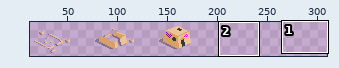
File history of a sprite sheet, Assets/Sprites/Buildings/Sumerian House.png. The picture above shows the old version from afar; the outline marks the close-up.
Close-up. Before the commit:
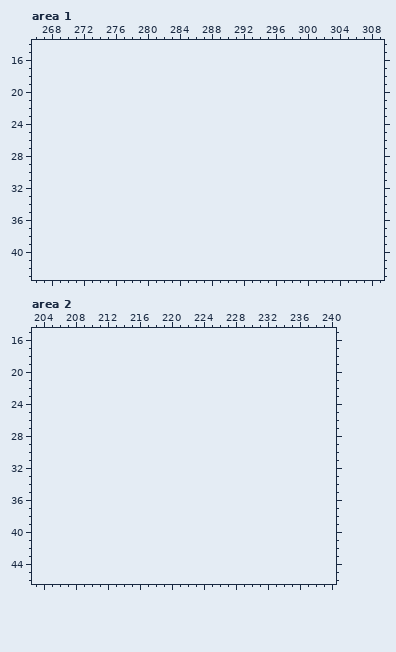
The file is 192x48 pixels. Shown: area 1: x 266..309, y 14..43; area 2: x 203..240, y 15..46. The old version is drawn lined up with the new one, on the new canvas. The wide view leaves out empty margins.
Once edited:
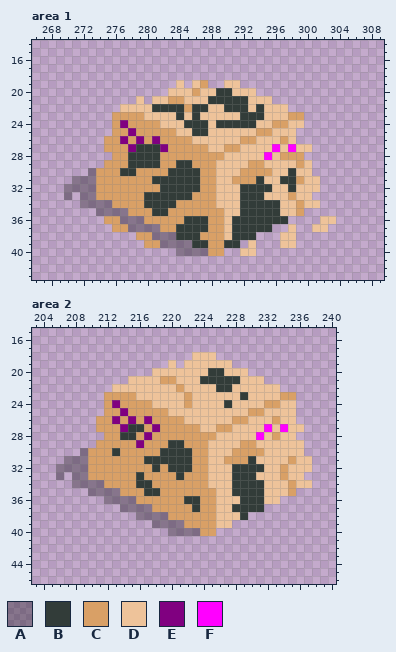
Palette (. is transparent): A #00000050  B #323c39  C #d9a066  D #eec39a  E #800080  F #ff00ff
Log entry: Show house getting damaged
Edits made:
canvas 192x48 -> 320x48
Changed rows in their new state; - is an unchanged pixel.
Area 1:
first column x 270:
19 --------------D-DC--DD------------
20 -------------DDDCDDBBDDD----------
21 ---------D-DDCCDDDBBBBBDDD--------
22 -------DDDDBBBBCBBDDBBBDBDDD------
23 ------CCCCDDDDBDBDDDDDBBBDDDCC----
24 ------CECCCCDDDBBBDBBBBBDDCCDD----
25 ------CCECCCCCDDBBDDDDDDCCDDD-----
26 -----CCECECECCCCDDDDDDCCDDDCD-----
27 -----CCCEBBBECCCCCDDCCDDDDFDFDD---
28 ------CCBBBBCCCCCCCCDDDDDFDCCC----
29 -----CCCBBBBCCBBCCCDDDDCCDDDDCD---
30 ---ACCCBBCCCCBBBBCCDDDCCCCDDBDD---
31 -AAACCCCCCCBBBBBBCCDDCCCBDDBBCDD--
32 AAAACCCCCCCCBBBBBCCDDDBBBBDDBDDD--
33 A-AACCCCCCBBBBBBCCCDDDBBBDDDCDD---
34 --AAAACCCCBBBBCCCCCDDDBBBBBDDCDD--
35 ----AAAACCCBBCCCCCCCDDBBBBBDDC----
36 -----CCAAACCCCCBBBCCDBBBBBBB----DD
37 ------CCAAAACCBBBBCCDBBBBB--D--DD-
38 ---------CCAAABBBCCCDBBB---DD-----
39 ----------CCAAAABBCCBB-D---DD-----
40 --------------AAAACC--DD----------
Area 2:
first column x 206:
18 -----------------DDD------------
19 --------------D-DDDDDD----------
20 ------------DDDDDDDBBDDD--------
21 ---------DDDDCCDDDBBBBBDDD------
22 -------DDDDDDDDCDDDDBBDDDDDD----
23 ------CCCCDDDDDDCDDDDDDBDDDDCC--
24 ------CECCCCDDDDCDDDDBDDDDCCDD--
25 ------CCECCCCCDDDDDDDDDDCCDDDD--
26 -----CCECECECCCCDDDDDDCCDDDCDD--
27 -----CCCEBBCECCCCCDDCCDDDDFDFDD-
28 ------CCBBCECCCCCCCCDDDDDFDCDD--
29 -----CCCCCECCCBBCCCDDDDCCDDDDDD-
30 ---ACCCBCCCCCBBBBCCDDDCCCCDDDDD-
31 -AAACCCCCCCBBBBBBCCDDCCCBDDDDCDD
32 AAAACCCCCCCCBCBBBCCDDDBBBBDDCDDD
33 A-AACCCCCCBCCCCBCCCDDDBBBDDDCDD-
34 --AAAACCCCBBCCCCCCCDDDBBBBDDDCDD
35 ----AAAACCCBBCCCCCCCDDBBBBDDDC--
36 ------AAAACCCCCCBBCCDDDBBBDD----
37 --------AAAACCCCCBCCDDBBBB------
38 ----------AAAACCCCCCDDDB--------
39 ------------AAAACCCCDD----------
40 --------------AAAACC------------
